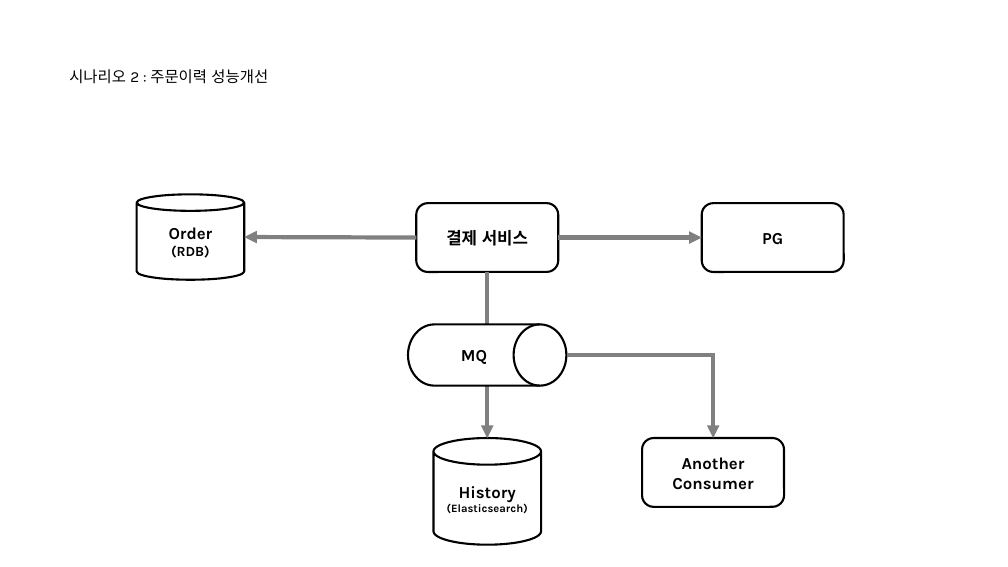
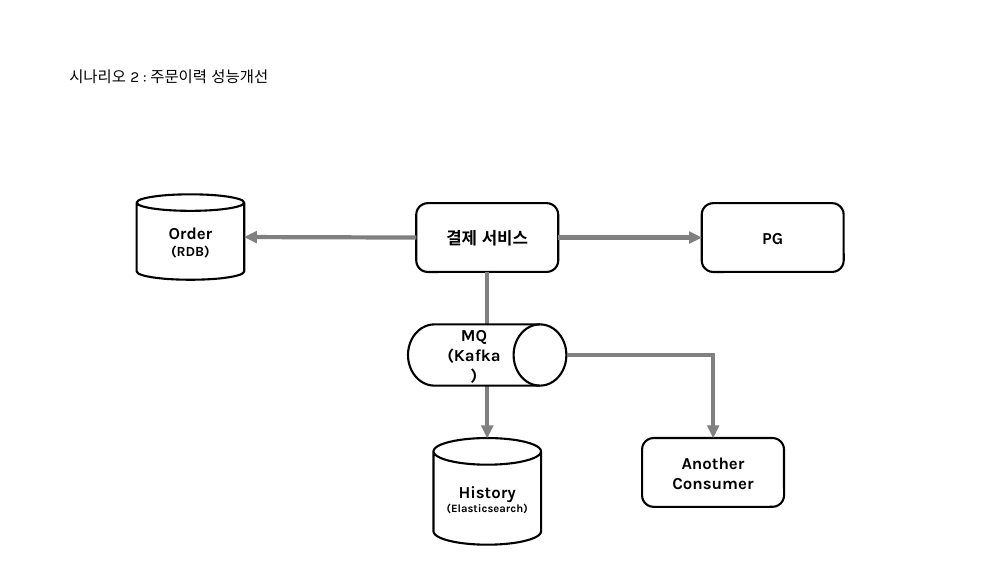
Before and after one commit to nayasis/fastcampus-hyper-webflux, a slide deck: slide 12 of 99.ppt/[Ch4-8. 결제 서비스 기능확장.pptx (slide 13 before the commit). Drawn at 1008x567 pixels with LibreOffice and Linux fonts; fonts in the diff are those of the drawing; background and template pictures are left out. Boxes give left, top, right and bottom in pixels: in the first picture for what was removed or moved away, otherwise in the second. Text is boxed around its words. In the diff, an @@ line names an element or a change of style, - is before the commit and + after.

```diff
--- a/99.ppt/[Ch4-8. 결제 서비스 기능확장.pptx
+++ b/99.ppt/[Ch4-8. 결제 서비스 기능확장.pptx
@@ text in flow chart magnetic drum at [447,348,500,363]: paragraph added @@
+(Kafka)
```
Also in this commit, not shown: 4 other slides changed, 1 slide added, 1 slide removed.
